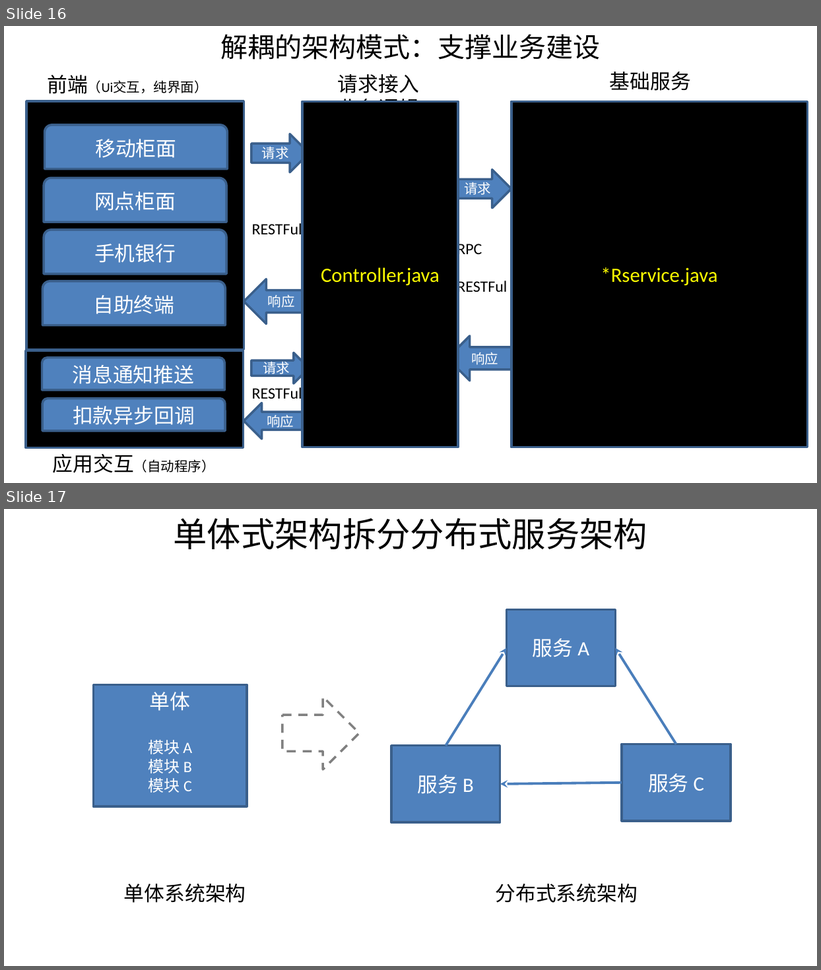
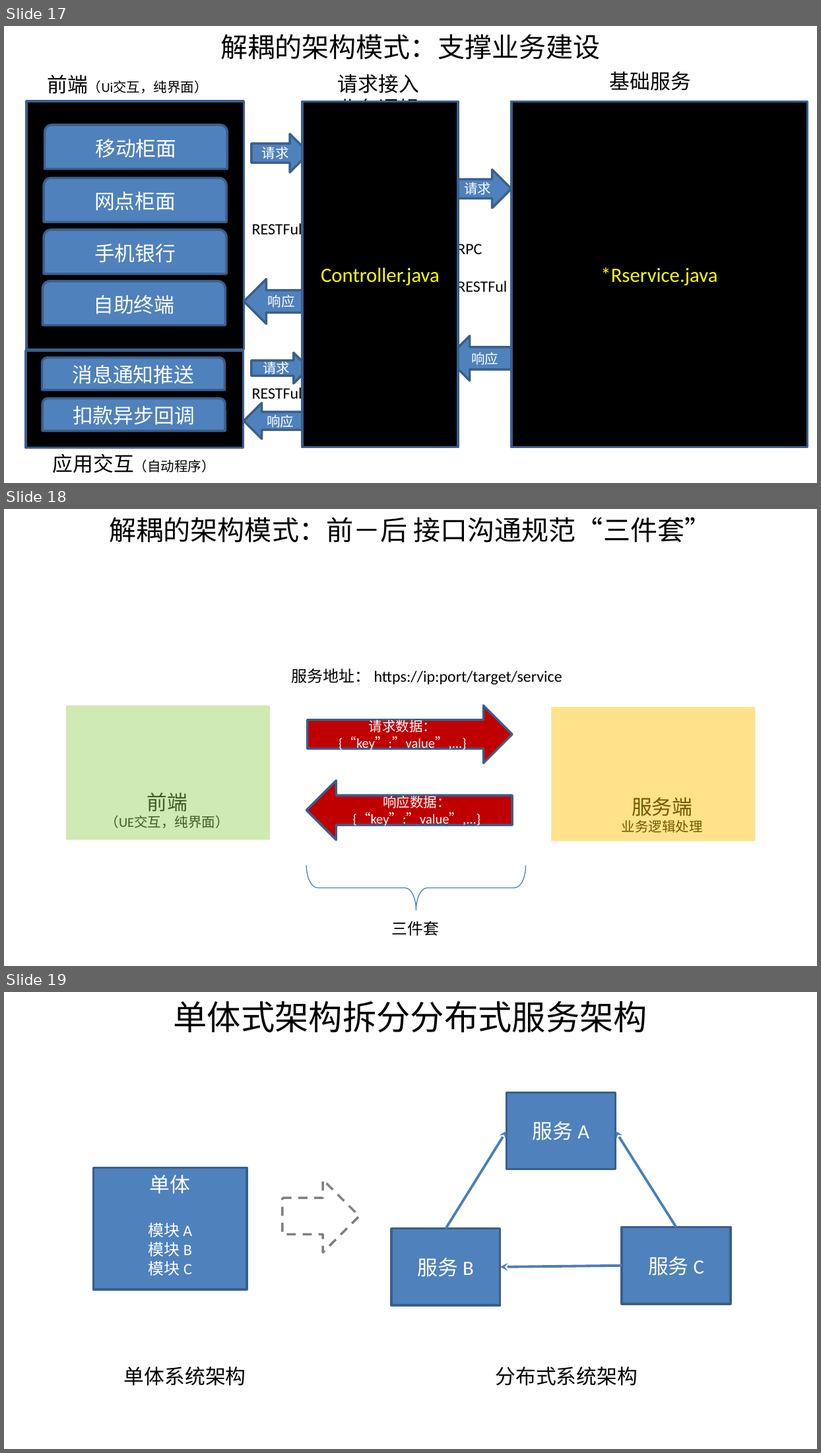
Before and after one commit to shiyunlai/tistools, a slide deck: readme/TIStools.pptx. Shown one above the other, each under a label of ours: slides 16 and 17 before the commit, slides 17, 18 and 19 after it. The pictures are 821x970 and 821x1453 pixels, drawn with LibreOffice and Linux fonts; fonts in the diff are those of the drawing. Boxes give left, top, right and bottom in pixels: in the first picture for what was removed or moved away, otherwise in the second. Text is boxed around its words. In the diff, an @@ line names an element or a change of style, - is before the commit and + after.

```diff
--- a/readme/TIStools.pptx
+++ b/readme/TIStools.pptx
@@ slide 18 added at [4,509,817,966], background #FFFFFF @@
@@ text added at [110,517,712,543], 24 pt, text #000000 @@
+解耦的架构模式：前－后 接口沟通规范“三件套”
@@ text added at [291,669,562,685], 14 pt, text #000000 @@
+服务地址： https://ip:port/target/service
@@ rectangle added at [66,706,270,840], fill #92D050 at 44% opacity @@
@@ right arrow added at [308,706,512,764], fill #C00000, outline #3A5F8C 2 pt, 12 pt, text #FFFFFF @@
+请求数据：{“key”:”value”,...}
@@ rectangle added at [551,708,755,842], fill #FFC000 at 46% opacity @@
@@ left arrow added at [306,780,512,840], fill #C00000, outline #3A5F8C 2 pt, 12 pt, text #FFFFFF @@
+响应数据：{“key”:”value”,...}
@@ text added at [106,793,229,828], 12 pt, text #000000 @@
+前端
+（UE交互，纯界面）
@@ text added at [622,797,703,833], 12 pt, text #000000 @@
+服务端
+业务逻辑处理
@@ right brace added at [306,865,525,910], outline #4B7EBC 0.75 pt @@
@@ text added at [392,921,440,936], 14 pt, text #000000 @@
+三件套
@@ what was slide 16 is now slide 17 @@
@@ what was slide 17 is now slide 19 @@
```
Also in this commit, not shown: 3 slides changed, 6 other slides added, 1 other file.
